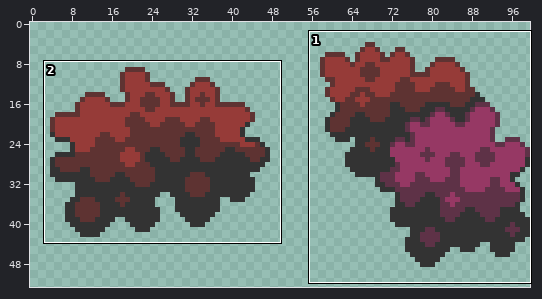
File history of a sprite sheet, plants/trees/atprk_hungergrove/foliage/atprk_flytrap/branch2.png. The picture above shows the old version from afar; the outline marks the close-up.
Close-up. Before the commit:
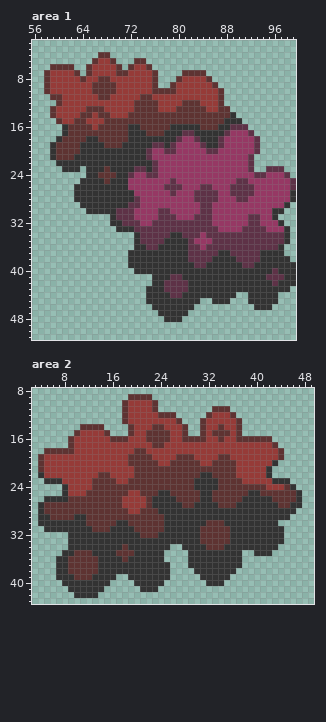
The file is 100x54 pixels. Shown: area 1: x 56..99, y 2..51; area 2: x 3..49, y 8..43. The wide view leaves out empty margins.
After:
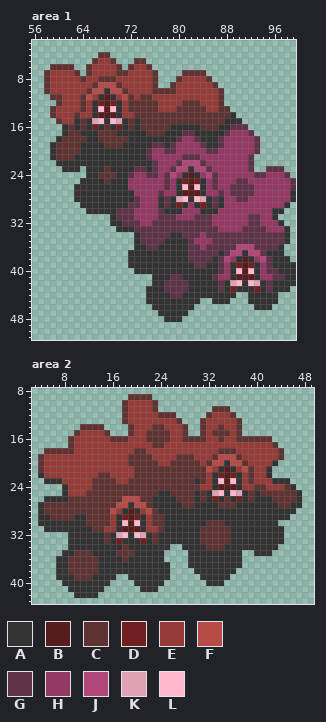
Palette (. is transparent): A #333333  B #561d1d  C #5e3332  D #702020  E #963b38  F #b64b47  G #5e3247  H #963864  J #b04879  K #e1a1b4  L #ffb8cd
From old to new:
Changed rows in their new state; - is an unchanged pixel.
Area 1:
first column x 63:
 8 ------C----
 9 ----FFFC---
10 --CFFAFFC--
11 -CF-ABA-FC-
12 -C-ADBDA-C-
13 -CEALBLA-C-
14 CEEABBBA-E-
15 A-AKLALKA-A
16 A-ADA-ADAC-
17 -AAA---AA--
first column x 77:
21 ----GGG----
22 ---GJJJG---
23 --GJJAJJG--
24 -GJ-ABA-JG-
25 -GHADBDA-G-
26 --HALBLAHG-
27 G-HABBBAHHG
28 AGAKLALKA-A
29 AGADA-ADAGA
30 -AAA---AAA-
first column x 86:
36 ----JJJ----
37 --GJJAJJG--
38 -GJHABAHJG-
39 -GH-DBD-HG-
40 -GH-LBL-HG-
41 GHH-BBB-HH-
42 -G-KL-LK-GA
43 -G-D---D-G-
Area 2:
first column x 15:
18 -------------------CCC---
19 ------------------CFFFC--
20 -----------------CFFAFFC-
21 -----------------FEABA-FC
22 ----------------CEADBDA-C
23 ----------------CE-LBLA-C
24 ---------------CEE-BBBAEE
25 ----CC---------AC-KLALKAC
26 ---FFFC--------AC-DA-AD-C
27 --FFAFF------------------
28 -FEABAEF-----------------
29 -EADBDAE-----------------
30 -E-LBLAE-----------------
31 EE-BBBAEE----------------
32 C-KL-LKA-----------------
33 C-D---D-C----------------
Boxes around the changes in both close-ups, in picture pixels (x1, y1, x2, y2):
changed: (74, 76, 140, 136)
changed: (158, 154, 224, 214)
changed: (212, 244, 278, 292)
changed: (194, 448, 254, 502)
changed: (104, 490, 158, 544)
